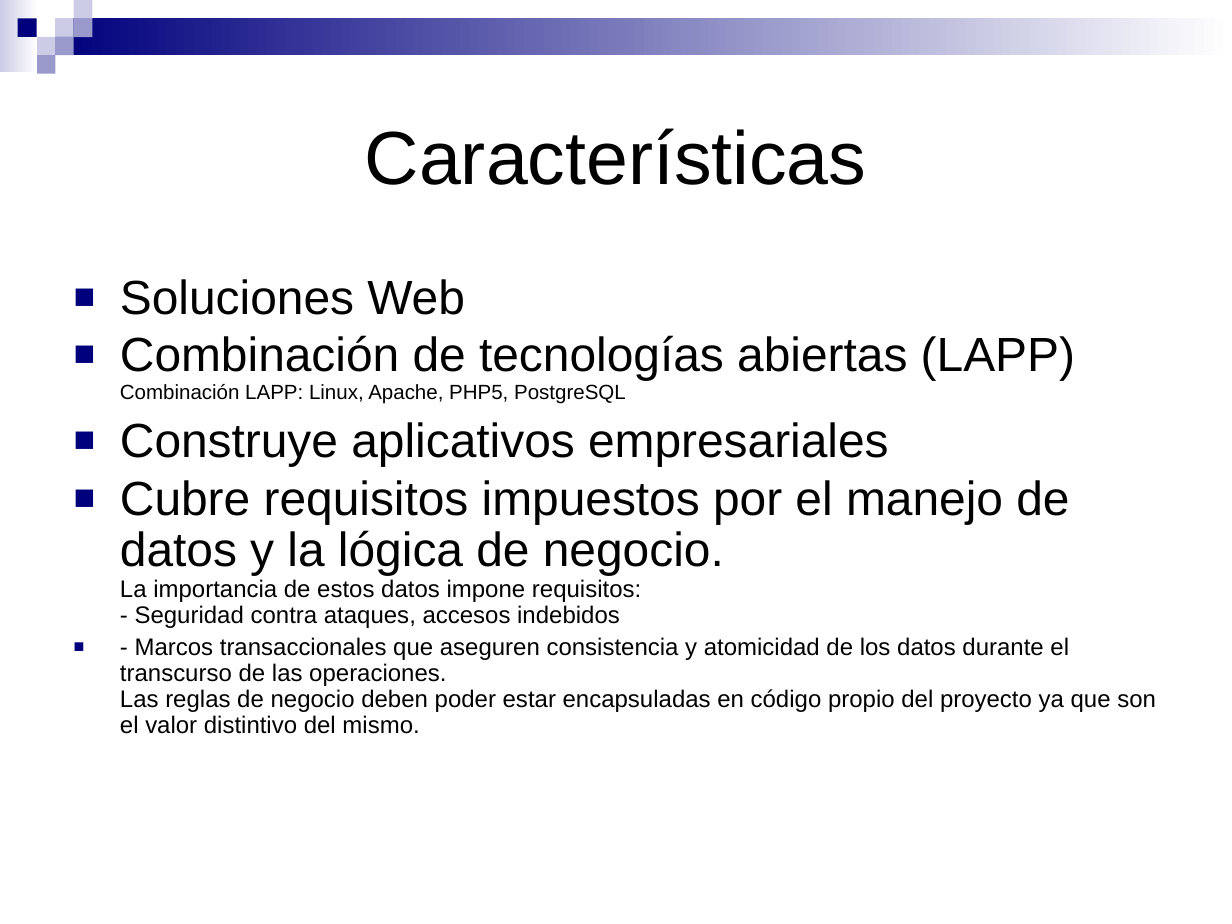
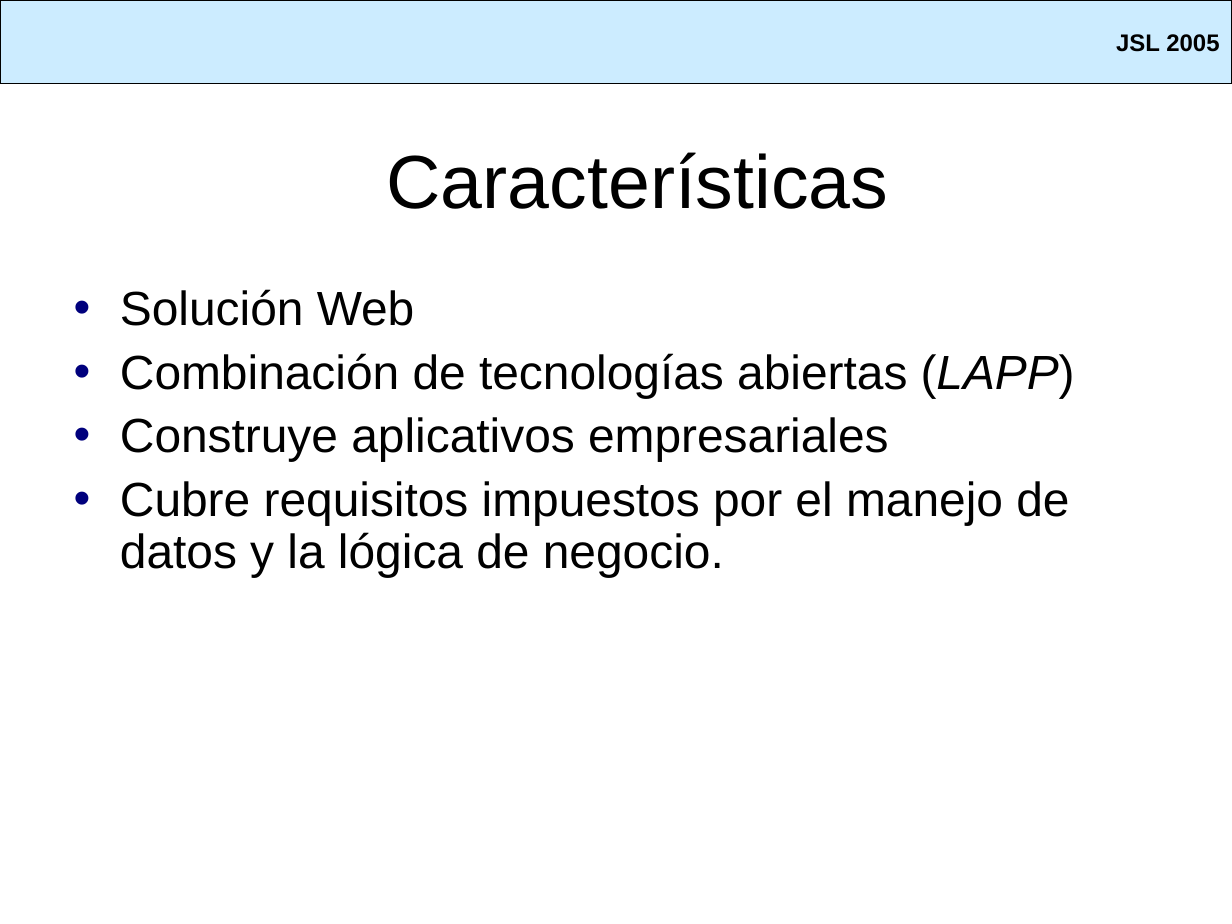
Before and after one commit to SIU-Toba/framework, a slide deck: slide 4 of doc/presentacion/Jornadas JAIIO.ppt. Drawn at 1232x924 pixels with LibreOffice and Linux fonts; fonts in the diff are those of the drawing; background and template pictures are left out. Boxes give left, top, right and bottom in pixels: in the first picture for what was removed or moved away, otherwise in the second. Text is boxed around its words. In the diff, an @@ line names an element or a change of style, - is before the commit and + after.

```diff
--- a/doc/presentacion/Jornadas JAIIO.ppt
+++ b/doc/presentacion/Jornadas JAIIO.ppt
@@ rectangle added at [0,0,1232,84], fill #CCECFF, outline #000000 0.74 pt, 14 pt, text #000000, bold @@
+JSL 2005
@@ group removed at [0,0,1232,74]: 9 rectangles @@
@@ title "Características": place and size @@
-title "Características" at [365,128,867,185]
+title "Características" at [387,152,889,209]
@@ text "Solución Web": place and size @@
-text "Solución Web" at [120,279,1156,734]
+text "Solución Web" at [120,289,1075,577]
@@ text at [120,289,1075,398]: text changed @@
-■ Soluciones Web
-■ Combinación de tecnologías abiertas (LAPP)
-  Combinación LAPP: Linux, Apache, PHP5, PostgreSQL
+• Solución Web
+• Combinación de tecnologías abiertas (LAPP)
@@ text at [120,417,889,461]: bullet ■ to • @@
@@ text at [120,481,1069,577]: text changed; size 14 to 28 pt @@
-■ Cubre requisitos impuestos por el manejo de datos y la lógica de negocio.
-  La importancia de estos datos impone requisitos:
-  - Seguridad contra ataques, accesos indebidos
-■ - Marcos transaccionales que aseguren consistencia y atomicidad de los datos durante el transcurso de las operaciones.
-  Las reglas de negocio deben poder estar encapsuladas en código propio del proyecto ya que son el valor distintivo del mismo.
+• Cubre requisitos impuestos por el manejo de datos y la lógica de negocio.
```
Also in this commit, not shown: 5 other slides changed, 2 slides added, 2 slides removed.
